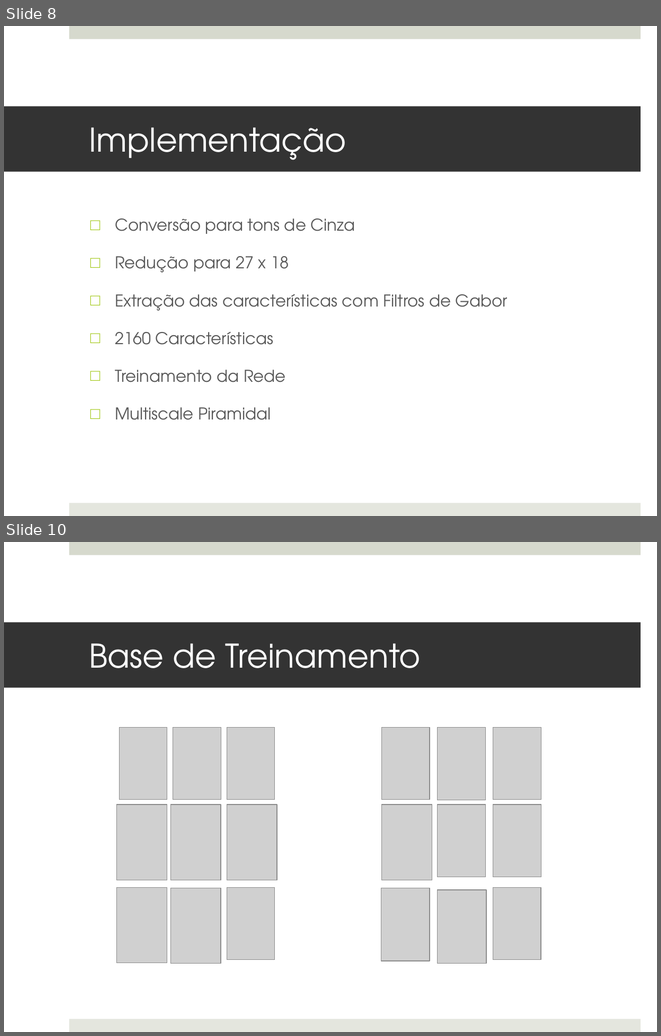
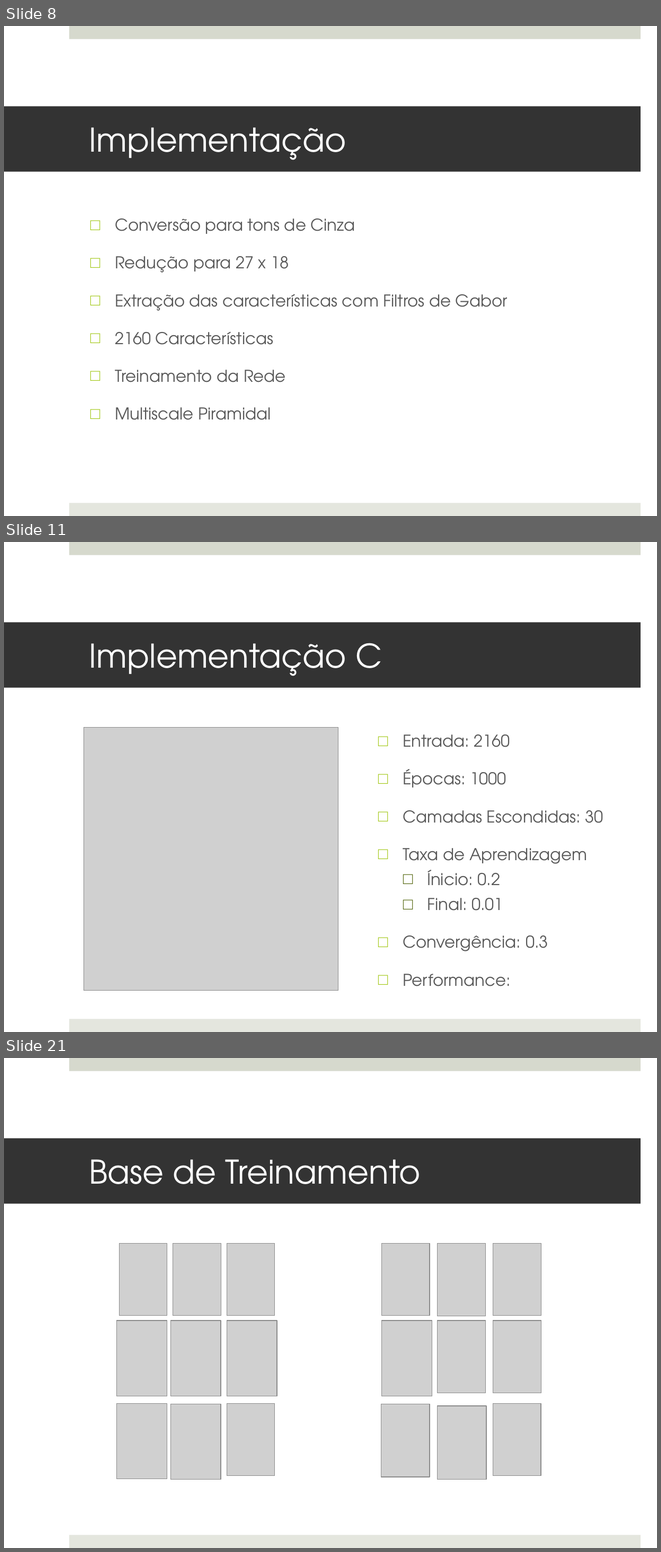
Before and after one commit to MarioBajr/Redes-Neurais, a slide deck: projeto PI.pptx. Shown one above the other, each under a label of ours: slides 8 and 10 before the commit, slides 8, 11 and 21 after it; the slides between them are not shown. The pictures are 661x1036 and 661x1552 pixels, drawn with LibreOffice and Linux fonts; fonts in the diff are those of the drawing; grey boxes stand for pictures. Boxes give left, top, right and bottom in pixels: in the first picture for what was removed or moved away, otherwise in the second. Text is boxed around its words. In the diff, an @@ line names an element or a change of style, - is before the commit and + after.

```diff
--- a/projeto PI.pptx
+++ b/projeto PI.pptx
@@ slide 11 added at (4,542,657,1032), background #FFFFFF; not listed: 2 template elements that a slide beside it also shows @@
@@ title added at (4,623,641,688), fill #333333, 36 pt, text #FFFFFF @@
+Implementação C
@@ picture added at (84,728,338,990) @@
@@ text added at (403,734,603,986), 18 pt, text #595959 @@
+□ Entrada: 2160
+□ Épocas: 1000
+□ Camadas Escondidas: 30
+□ Taxa de Aprendizagem
+  □ Ínicio: 0.2
+  □ Final: 0.01
+□ Convergência: 0.3
+□ Performance:
@@ what was slide 10 is now slide 21 @@
```
Also in this commit, not shown: 3 slides changed, 10 other slides added, 3 other files.
